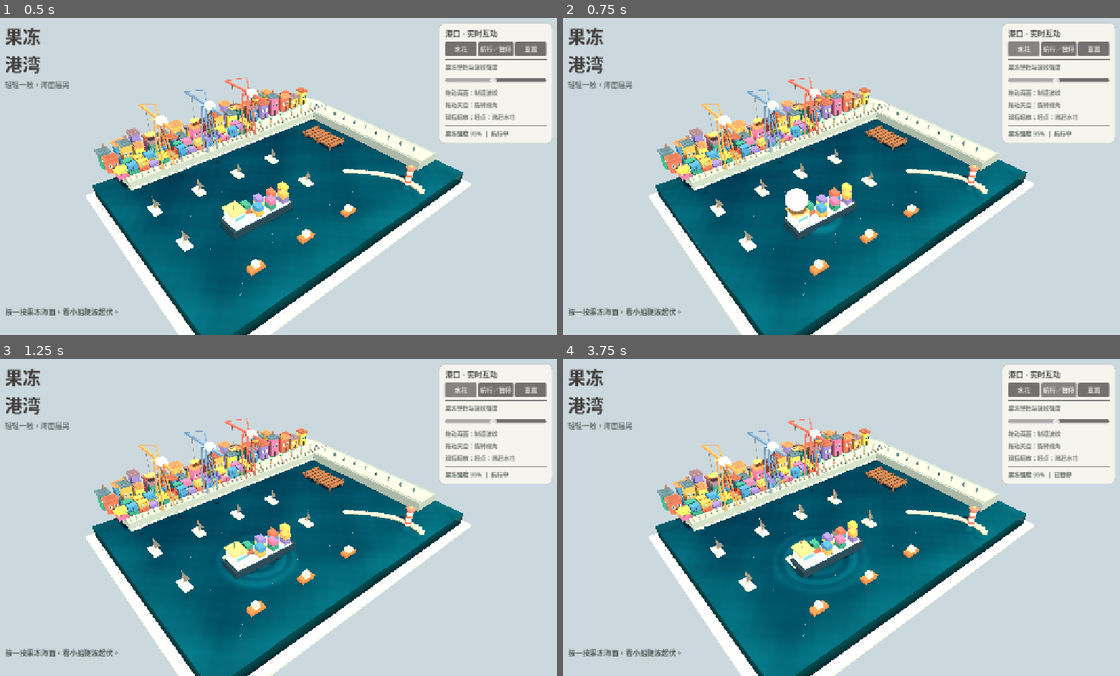
Above: before the commit, frames 1-4 (two rows, left to right).
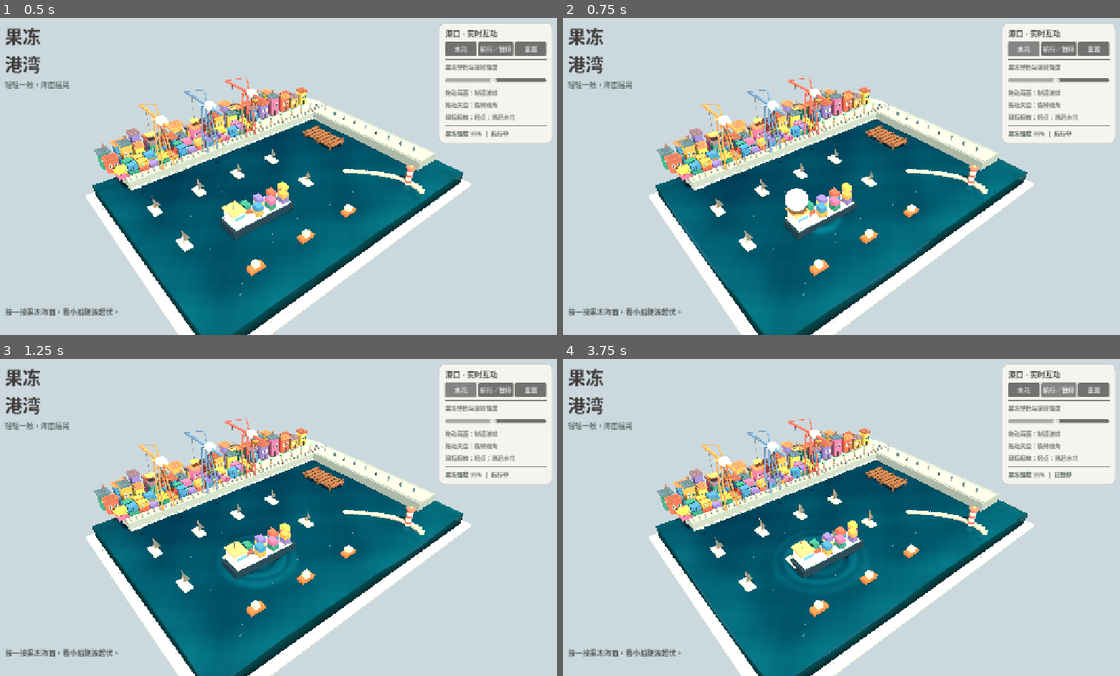
Above: after the commit, the same moments.

Repository: good456123123-a11y/HarborJelly-Android
Game: Godot game, scene res://scenes/main.tscn
Same seed, same stepped clock (60 frames per second), same inputs: the game is played once before the commit and once after it.
Inputs:
- Up to frame 1 (0.5 s): no input
- Up to frame 2 (0.75 s): click "水花" at 0.5 s
- Up to frame 3 (1.25 s): no input
- Up to frame 4 (3.75 s): click "航行／暂停" at 1.25 s; click "重置" at 2 s; click "水花" at 2.75 s; click "航行／暂停" at 3.5 s

Frame 1 is identical in both runs. In frame 2, 0.2% of the frame differs, in the area x 16-84%, y 44-92%; in frame 3, 0.1%; in frame 4, 0.3%, in the area x 16-84%, y 44-100%.

Commit message:
Amplify touch impulses so gelatin sidewalls visibly wobble on Android

Diff:
--- a/scripts/harbor.gd
+++ b/scripts/harbor.gd
@@ -568,7 +568,7 @@
     splash_impulses[slot] = Vector4(point.x, point.y, elapsed, force)
     water_material.set_shader_parameter(key, splash_impulses[slot])
     side_material.set_shader_parameter(key, splash_impulses[slot])
-    edge_shake = clampf(edge_shake + force * 0.6, 0.0, 0.35)
+    edge_shake = clampf(edge_shake + 0.16 + force * 0.85, 0.0, 0.65)
     last_splash = elapsed
 
 func _water_hit(screen_pos: Vector2) -> Variant:
